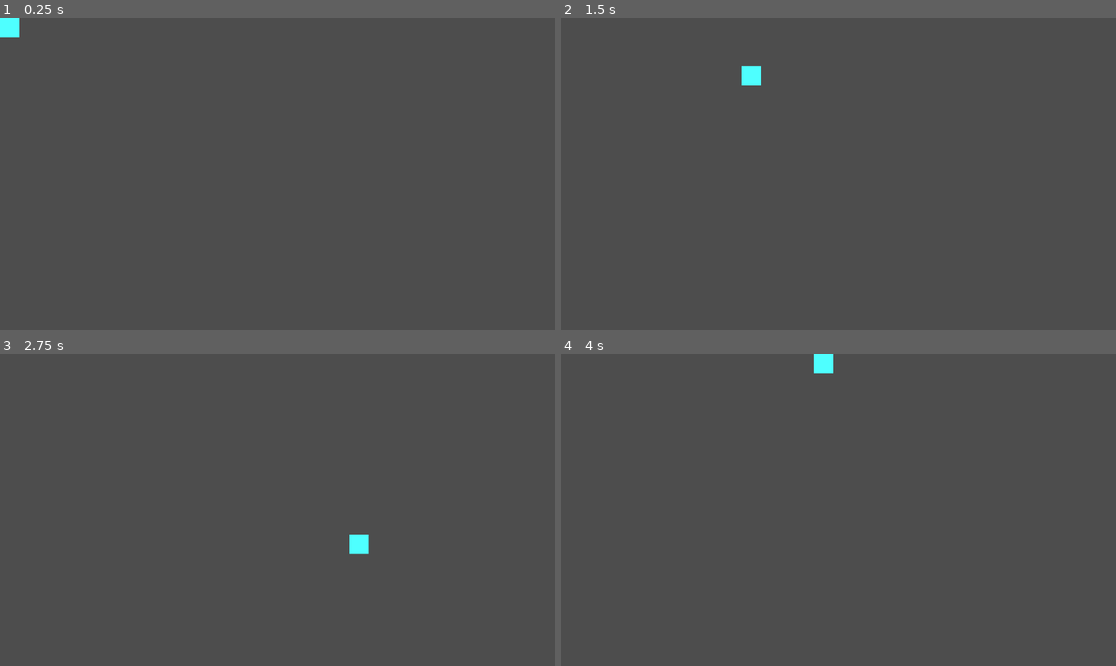
Above: before the commit, frames 1-4 (two rows, left to right).
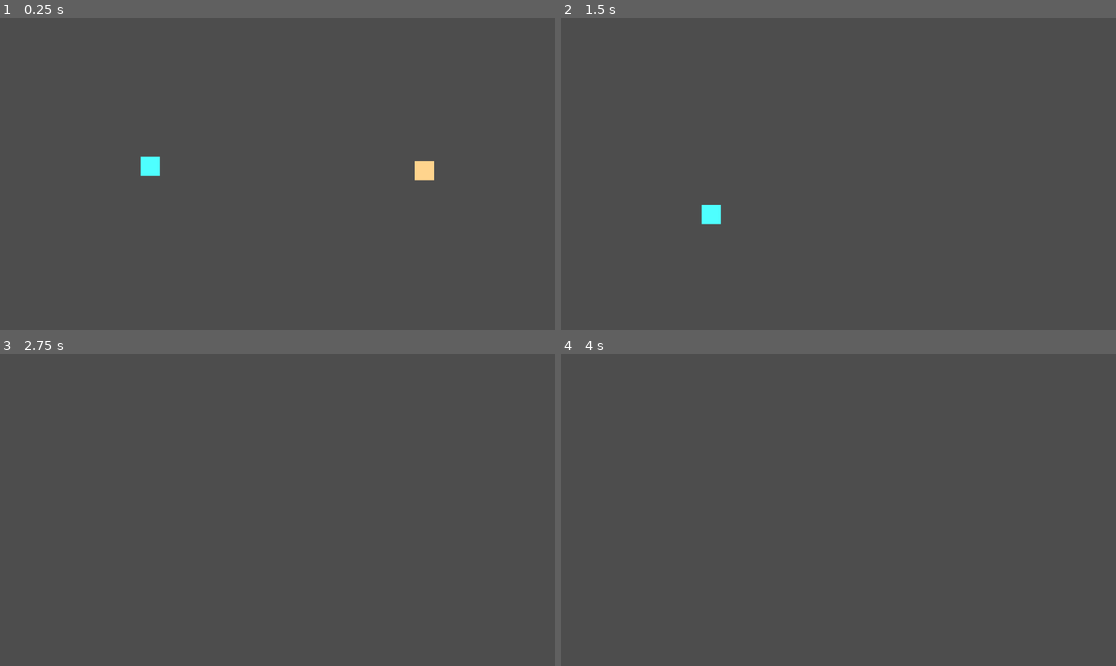
Above: after the commit, the same moments.

Repository: Yekt/SyntaxSoup
Game: Godot game, scene res://scenes/screens/game.tscn
Two runs of this game, one before a commit and one after it. Both use one fixed random seed, a clock stepped at 60 frames per second and the inputs below. Before the commit the project starts from res://scenes/player.tscn.
Inputs:
- Up to frame 1 (0.25 s): no input
- Up to frame 2 (1.5 s): tap Enter at 0.5 s; hold Right (right, bound only before the commit) 0.53-1.28 s; hold S (down, bound only before the commit) from 1.28 s (still down)
- Up to frame 3 (2.75 s): release S (down, bound only before the commit) at 2.03 s; hold Right (right, bound only before the commit) from 2.03 s (still down)
- Up to frame 4 (4 s): release Right (right, bound only before the commit) at 2.78 s; hold Up (up, bound only before the commit) 2.78-3.53 s; hold A (left, bound only before the commit) from 3.53 s (still down)

The runs differ from the first frame. In frame 1, 0.7% of the frame differs, in the area x 0-79%, y 0-53%; in frame 2, 0.4%; in frame 3, 0.2%; in frame 4, 0.2%.

Commit message:
feat: initialized two ships

Diff:
--- a/project.godot
+++ b/project.godot
@@ -11,34 +11,58 @@
 [application]
 
 config/name="SyntaxSoup"
-run/main_scene="res://scenes/player.tscn"
+run/main_scene="res://scenes/screens/game.tscn"
 config/features=PackedStringArray("4.2", "Mobile")
 config/icon="res://icon.svg"
 
 [input]
 
-up={
-"deadzone": 0.5,
-"events": [Object(InputEventKey,"resource_local_to_scene":fa …(140 unchanged characters)… d":false,"keycode":0,"physical_keycode":4194320,"key_label":0,"unicode":0,"echo":false,"script":null)
-, Object(InputEventKey,"resource_local_to_scene":false,"resource_name":"","device":-1,"window_id":0,"alt_pressed":false,"shift_pressed":false,"ctrl_pressed":false,"meta_pressed":false,"pressed":false,"keycode":0,"physical_keycode":87,"key_label":0,"unicode":119,"echo":false,"script":null)
+attacker_up={
+"deadzone": 0.0,
+"events": [Object(InputEventKey,"resource_local_to_scene":fa …(140 unchanged characters)… d":false,"keycode":0,"physical_keycode":87,"key_label":0,"unicode":119,"echo":false,"script":null)
+, Object(InputEventJoypadMotion,"resource_local_to_scene":false,"resource_name":"","device":-1,"axis":1,"axis_value":-1.0,"script":null)
 ]
 }
-down={
-"deadzone": 0.5,
+attacker_down={
+"deadzone": 0.0,
 "events": [Object(InputEventKey,"resource_local_to_scene":false,"resource_name":"","device":-1,"window_id":0,"alt_pressed":false,"shift_pressed":false,"ctrl_pressed":false,"meta_pressed":false,"pressed":false,"keycode":0,"physical_keycode":83,"key_label":0,"unicode":115,"echo":false,"script":null)
-, Object(InputEventKey,"resource_local_to_scene":false,"resource_name":"","device":-1,"window_id":0,"alt_pressed":false,"shift_pressed":false,"ctrl_pressed":false,"meta_pressed":false,"pressed":false,"keycode":0,"physical_keycode":4194322,"key_label":0,"unicode":0,"echo":false,"script":null)
+, Object(InputEventJoypadMotion,"resource_local_to_scene":false,"resource_name":"","device":-1,"axis":1,"axis_value":1.0,"script":null)
 ]
 }
-left={
-"deadzone": 0.5,
+attacker_left={
+"deadzone": 0.0,
 "events": [Object(InputEventKey,"resource_local_to_scene":false,"resource_name":"","device":-1,"window_id":0,"alt_pressed":false,"shift_pressed":false,"ctrl_pressed":false,"meta_pressed":false,"pressed":false,"keycode":0,"physical_keycode":65,"key_label":0,"unicode":97,"echo":false,"script":null)
-, Object(InputEventKey,"resource_local_to_scene":false,"resource_name":"","device":-1,"window_id":0,"alt_pressed":false,"shift_pressed":false,"ctrl_pressed":false,"meta_pressed":false,"pressed":false,"keycode":0,"physical_keycode":4194319,"key_label":0,"unicode":0,"echo":false,"script":null)
+, Object(InputEventJoypadMotion,"resource_local_to_scene":false,"resource_name":"","device":-1,"axis":0,"axis_value":-1.0,"script":null)
 ]
 }
-right={
-"deadzone": 0.5,
+attacker_right={
+"deadzone": 0.0,
+"events": [Object(InputEventKey,"resource_local_to_scene":false,"resource_name":"","device":-1,"window_id":0,"alt_pressed":false,"shift_pressed":false,"ctrl_pressed":false,"meta_pressed":false,"pressed":false,"keycode":0,"physical_keycode":68,"key_label":0,"unicode":100,"echo":false,"script":null)
+, Object(InputEventJoypadMotion,"resource_local_to_scene":false,"resource_name":"","device":-1,"axis":0,"axis_value":1.0,"script":null)
+]
+}
+supporter_up={
+"deadzone": 0.0,
+"events": [Object(InputEventKey,"resource_local_to_scene":false,"resource_name":"","device":-1,"window_id":0,"alt_pressed":false,"shift_pressed":false,"ctrl_pressed":false,"meta_pressed":false,"pressed":false,"keycode":0,"physical_keycode":4194320,"key_label":0,"unicode":0,"echo":false,"script":null)
+, Object(InputEventJoypadMotion,"resource_local_to_scene":false,"resource_name":"","device":-1,"axis":3,"axis_value":-1.0,"script":null)
+]
+}
+supporter_down={
+"deadzone": 0.0,
+"events": [Object(InputEventKey,"resource_local_to_scene":false,"resource_name":"","device":-1,"window_id":0,"alt_pressed":false,"shift_pressed":false,"ctrl_pressed":false,"meta_pressed":false,"pressed":false,"keycode":0,"physical_keycode":4194322,"key_label":0,"unicode":0,"echo":false,"script":null)
+, Object(InputEventJoypadMotion,"resource_local_to_scene":false,"resource_name":"","device":-1,"axis":3,"axis_value":1.0,"script":null)
+]
+}
+supporter_left={
+"deadzone": 0.0,
+"events": [Object(InputEventKey,"resource_local_to_scene":false,"resource_name":"","device":-1,"window_id":0,"alt_pressed":false,"shift_pressed":false,"ctrl_pressed":false,"meta_pressed":false,"pressed":false,"keycode":0,"physical_keycode":4194319,"key_label":0,"unicode":0,"echo":false,"script":null)
+, Object(InputEventJoypadMotion,"resource_local_to_scene":false,"resource_name":"","device":-1,"axis":2,"axis_value":-1.0,"script":null)
+]
+}
+supporter_right={
+"deadzone": 0.0,
 "events": [Object(InputEventKey,"resource_local_to_scene":false,"resource_name":"","device":-1,"window_id":0,"alt_press …(182 unchanged characters)…
-, Object(InputEventKey,"resource_local_to_scene":false,"resource_name":"","device":-1,"window_id":0,"alt_pressed":false,"shift_pressed":false,"ctrl_pressed":false,"meta_pressed":false,"pressed":false,"keycode":0,"physical_keycode":68,"key_label":0,"unicode":100,"echo":false,"script":null)
+, Object(InputEventJoypadMotion,"resource_local_to_scene":false,"resource_name":"","device":-1,"axis":2,"axis_value":1.0,"script":null)
 ]
 }
 
--- /dev/null
+++ b/scenes/entities/attacker.gd
@@ -0,0 +1,20 @@
+extends CharacterBody2D
+
+
+var MOVEMENT_SPEED = 500
+var ATTACK_SPEED = 0.5
+var HIT_POINTS = 100
+var HP_REGEN_PER_S = 1
+var SHIELD = 100
+var SHIELD_REGEN_PER_S = 10
+
+
+func _physics_process(delta):
+	var direction = Input.get_vector("attacker_left", "attacker_right", "attacker_up", "attacker_down")
+	velocity = direction * MOVEMENT_SPEED
+	move_and_slide()
+
+
+
+func shoot():
+	pass
--- /dev/null
+++ b/scenes/entities/attacker.tscn
@@ -0,0 +1,21 @@
+[gd_scene load_steps=3 format=3 uid="uid://dispcdksyboha"]
+
+[ext_resource type="Script" path="res://scenes/entities/attacker.gd" id="1_5n3m0"]
+
+[sub_resource type="CircleShape2D" id="CircleShape2D_08lvl"]
+radius = 20.0
+
+[node name="Attacker" type="CharacterBody2D"]
+platform_floor_layers = 4294901760
+script = ExtResource("1_5n3m0")
+
+[node name="ColorRect" type="ColorRect" parent="."]
+offset_left = -20.0
+offset_top = -20.0
+offset_right = 20.0
+offset_bottom = 20.0
+color = Color(0.305882, 1, 1, 1)
+
+[node name="HitBox" type="CollisionShape2D" parent="."]
+unique_name_in_owner = true
+shape = SubResource("CircleShape2D_08lvl")
--- /dev/null
+++ b/scenes/entities/projectile.gd
@@ -0,0 +1,15 @@
+extends Area2D
+
+
+var DAMAGE = 1
+var SPEED = 1000
+var DRAWN = false
+
+
+func _physics_process(delta):
+	var direction = Vector2.RIGHT
+	position += direction * SPEED * delta
+
+
+func on_screen_exited():
+	queue_free()
--- /dev/null
+++ b/scenes/entities/projectile.tscn
@@ -0,0 +1,25 @@
+[gd_scene load_steps=3 format=3 uid="uid://bw8gxbeyjunoh"]
+
+[ext_resource type="Script" path="res://scenes/entities/projectile.gd" id="1_ds5kl"]
+
+[sub_resource type="CircleShape2D" id="CircleShape2D_e66py"]
+radius = 5.0
+
+[node name="Projectile" type="Area2D"]
+script = ExtResource("1_ds5kl")
+
+[node name="HitBox" type="CollisionShape2D" parent="."]
+shape = SubResource("CircleShape2D_e66py")
+
+[node name="ColorRect" type="ColorRect" parent="."]
+offset_left = -4.0
+offset_top = -4.0
+offset_right = 4.0
+offset_bottom = 4.0
+color = Color(0.830429, 0.288449, 0, 1)
+
+[node name="OnScreenChecker" type="VisibleOnScreenNotifier2D" parent="."]
+unique_name_in_owner = true
+scale = Vector2(0.6, 0.6)
+
+[connection signal="screen_exited" from="OnScreenChecker" to="." method="on_screen_exited"]
--- /dev/null
+++ b/scenes/entities/supporter.gd
@@ -0,0 +1,14 @@
+extends CharacterBody2D
+
+
+var MOVEMENT_SPEED = 500
+var HIT_POINTS = 100
+var HP_REGEN_PER_S = 1
+var SHIELD = 100
+var SHIELD_REGEN_PER_S = 10
+
+
+func _physics_process(delta):
+	var direction = Input.get_vector("supporter_left", "supporter_right", "supporter_up", "supporter_down")
+	velocity = direction * MOVEMENT_SPEED
+	move_and_slide()
--- /dev/null
+++ b/scenes/entities/supporter.tscn
@@ -0,0 +1,21 @@
+[gd_scene load_steps=3 format=3 uid="uid://bhhktlh1a1cui"]
+
+[ext_resource type="Script" path="res://scenes/entities/supporter.gd" id="1_xc7d7"]
+
+[sub_resource type="CircleShape2D" id="CircleShape2D_xxby1"]
+radius = 20.0
+
+[node name="Supporter" type="CharacterBody2D"]
+platform_floor_layers = 4294901760
+script = ExtResource("1_xc7d7")
+
+[node name="ColorRect" type="ColorRect" parent="."]
+offset_left = -20.0
+offset_top = -20.0
+offset_right = 20.0
+offset_bottom = 20.0
+color = Color(1, 0.831373, 0.552941, 1)
+
+[node name="HitBox" type="CollisionShape2D" parent="."]
+unique_name_in_owner = true
+shape = SubResource("CircleShape2D_xxby1")
--- a/scenes/player.gd
+++ /dev/null
@@ -1,7 +0,0 @@
-extends CharacterBody2D
-
-
-func _physics_process(delta):
-	var direction = Input.get_vector("left", "right", "up", "down")
-	velocity = direction * 500
-	move_and_slide()
--- a/scenes/player.tscn
+++ /dev/null
@@ -1,11 +0,0 @@
-[gd_scene load_steps=2 format=3 uid="uid://bhhktlh1a1cui"]
-
-[ext_resource type="Script" path="res://scenes/player.gd" id="1_fidnm"]
-
-[node name="Player" type="CharacterBody2D"]
-script = ExtResource("1_fidnm")
-
-[node name="ColorRect" type="ColorRect" parent="."]
-offset_right = 40.0
-offset_bottom = 40.0
-color = Color(0.305882, 1, 1, 1)
--- /dev/null
+++ b/scenes/screens/game.gd
@@ -0,0 +1 @@
+extends Node2D
--- /dev/null
+++ b/scenes/screens/game.tscn
@@ -0,0 +1,15 @@
+[gd_scene load_steps=4 format=3 uid="uid://c8uv5b4yxfsys"]
+
+[ext_resource type="Script" path="res://scenes/screens/game.gd" id="1_v10s8"]
+[ext_resource type="PackedScene" uid="uid://dispcdksyboha" path="res://scenes/entities/attacker.tscn" id="2_5qbvn"]
+[ext_resource type="PackedScene" uid="uid://bhhktlh1a1cui" path="res://scenes/entities/supporter.tscn" id="3_b0be5"]
+
+[node name="Game" type="Node2D"]
+y_sort_enabled = true
+script = ExtResource("1_v10s8")
+
+[node name="Attacker" parent="." instance=ExtResource("2_5qbvn")]
+position = Vector2(312, 308)
+
+[node name="Supporter" parent="." instance=ExtResource("3_b0be5")]
+position = Vector2(881, 317)
